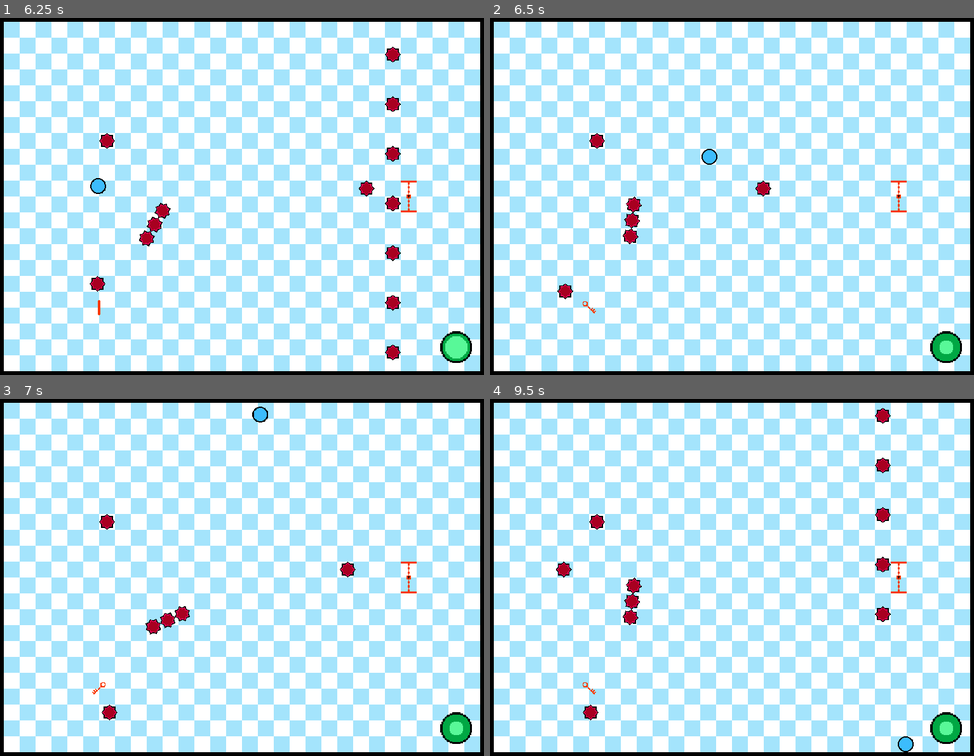
Above: before the commit, frames 1-4 (two rows, left to right).
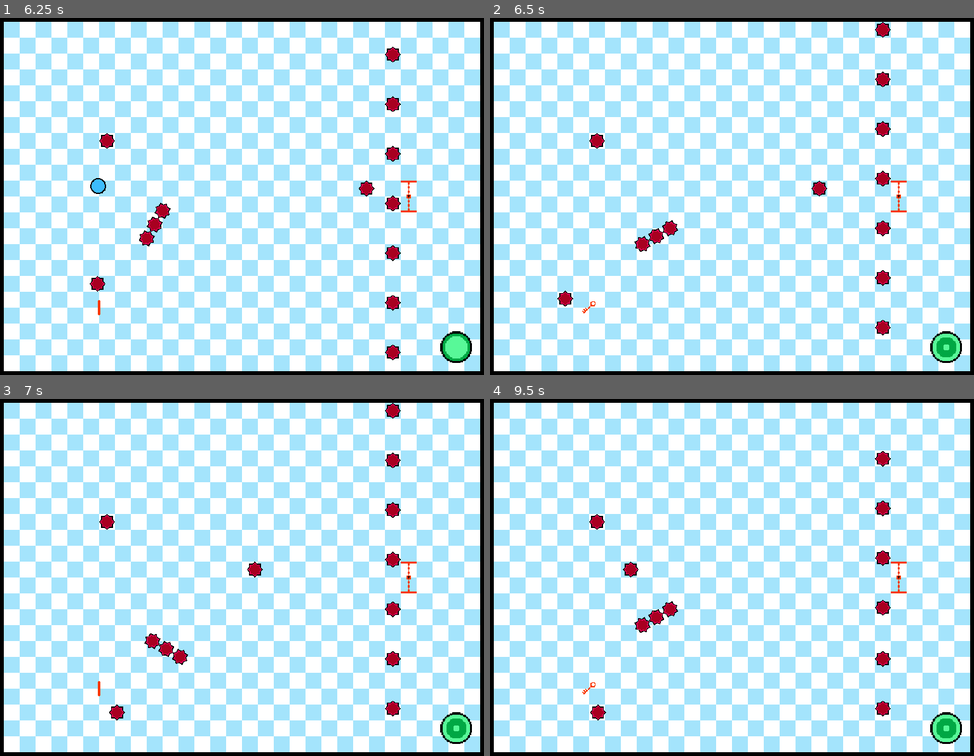
Above: after the commit, the same moments.

Repository: Aelern/godot-ball
Game: Godot game, scene res://stages/test_world.tscn
Two runs of this game, one before a commit and one after it. Both use one fixed random seed, a clock stepped at 60 frames per second and the inputs below. This scene is started directly instead of the project's main scene.
Inputs:
- Up to frame 1 (6.25 s): tap Enter (ui_accept) at 0.5, 0.77, 1.52, 3.02, 3.77, 4.52, 6.02 s; hold D (right) 0.53-1.28 s; tap Space (boost) every 0.75 s from 0.6 to 5.85 s; hold S (down) 1.28-2.03 s; hold D (right) 2.03-2.78 s; hold W (up) 2.78-3.53 s; hold A (left) 3.53-5.03 s; hold S (down) 5.03-5.78 s; hold D (right) from 5.78 s (still down)
- Up to frame 2 (6.5 s): keep holding D (right)
- Up to frame 3 (7 s): release D (right) at 6.53 s; hold W (up) from 6.53 s (still down); tap Space (boost) at 6.6 s; tap Enter (ui_accept) at 6.77 s
- Up to frame 4 (9.5 s): release W (up) at 7.28 s; hold D (right) 7.28-8.03 s; tap Space (boost) at 7.35, 8.1, 8.85 s; tap Enter (ui_accept) at 7.52, 9.02 s; hold S (down) 8.03-8.78 s; hold A (left) from 8.78 s (still down)

Frame 1 is identical in both runs. In frame 2, 1.9% of the frame differs, in the area x 13-98%, y 1-97%; in frame 3, 1.9%; in frame 4, 2.1%, in the area x 13-98%, y 2-99%.

Commit message:
Fixed thrown error when player 'dies' when scene transitions

Diff:
--- a/objects/portal.gd
+++ b/objects/portal.gd
@@ -9,6 +9,7 @@
 	hitbox_component.hit_hurtbox.connect(change_level)
 
 #Run level completion effects then advance to the next level
-func change_level(_hurtbox: HurtboxComponent):
+func change_level(hurtbox: HurtboxComponent):
+	hurtbox.get_parent().tree_exiting.disconnect(hurtbox.get_parent().tree_exiting.get_connections()[0]["callable"])
 	get_tree().call_deferred("change_scene_to_packed", next_level)
 	#get_tree().change_scene_to_packed(next_level)
--- a/stages/level_3.tscn
+++ b/stages/level_3.tscn
@@ -61,7 +61,7 @@
 position = Vector2(304, 304)
 
 [node name="Spike30" parent="Spikes" instance=ExtResource("4_nq105")]
-position = Vector2(272, 304)
+position = Vector2(112, 304)
 
 [node name="Spike11" parent="Spikes" instance=ExtResource("4_nq105")]
 position = Vector2(240, 176)
@@ -97,4 +97,4 @@
 position = Vector2(592, 656)
 
 [node name="WallTileMap" parent="." instance=ExtResource("5_r5jm0")]
-layer_0/tile_data = PackedInt32Array(0, 1, 0, 65536, 1, 0, 1 …(6359 unchanged characters)… 851987, 1, 0, 786452, 1, 0, 851988, 1, 0, 1048584, 1, 0, 1114120, 1, 0, 1048585, 1, 0, 1114121, 1, 0, 1048586, 1, 0, 1114122, 1, 0, 1048587, 1, 0, 1114123, 1, 0, 1048588, 1, 0, 1114124, 1, 0, 65539, 1, 0, 131075, 1, 0, 196611, 1, 0, 65540, 1, 0, 131076, 1, 0, 196612, 1, 0, 65541, 1, 0, 131077, 1, 0, 196613, 1, 0, 65542, 1, 0, 131078, 1, 0, 196614, 1, 0, 65543, 1, 0, 131079, 1, 0, 196615, 1, 0, 262147, 1, 0, 262148, 1, 0, 262149, 1, 0, 262150, 1, 0, 262151, 1, 0)
+layer_0/tile_data = PackedInt32Array(0, 1, 0, 65536, 1, 0, 1 …(6359 unchanged characters)… 851987, 1, 0, 786452, 1, 0, 851988, 1, 0)
